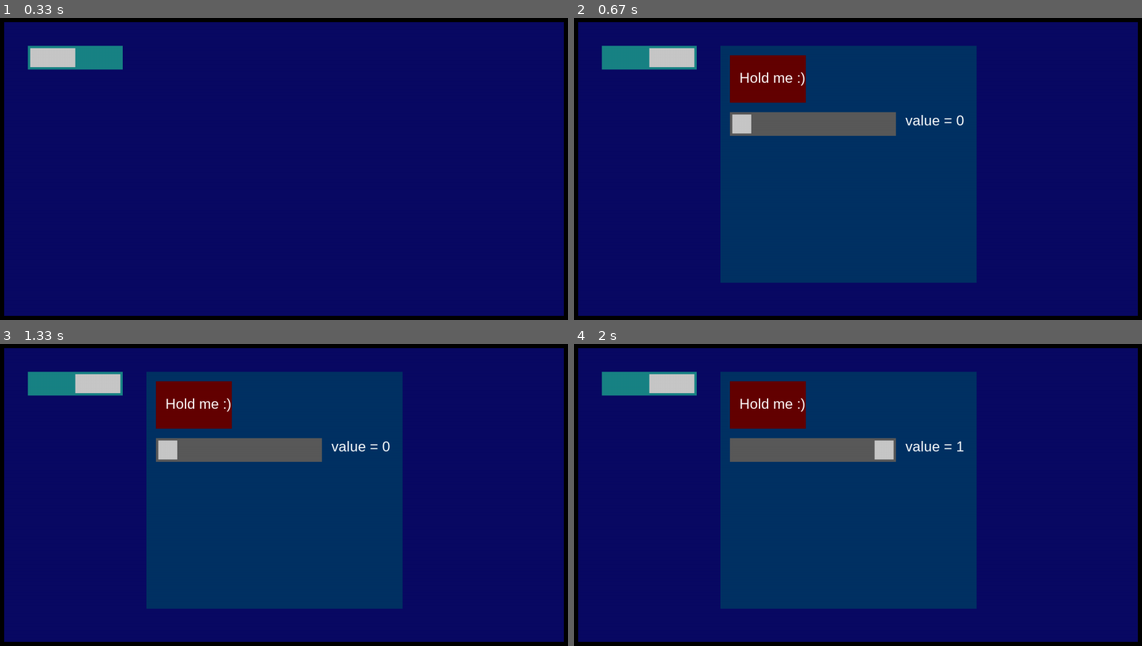
Above: before the commit, frames 1-4 (two rows, left to right).
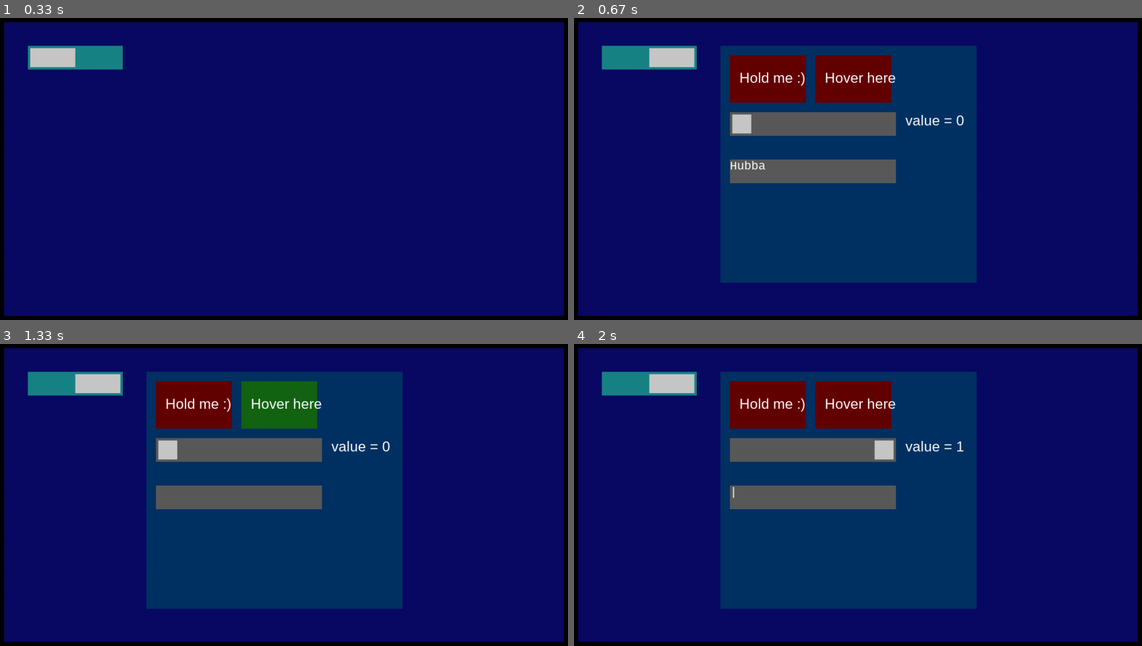
Above: after the commit, the same moments.

Repository: Rednax-Code/pygame_ui
Game: pygame game, started from example.py
Same seed, same stepped clock (60 frames per second), same inputs: the game is played once before the commit and once after it.
Inputs (mouse positions are in pixels of both pictures, inside the frame that each line leads up to):
- Up to frame 1 (0.33 s): no input
- Up to frame 2 (0.67 s): press the mouse at (647, 57) at 0.37 s; move the mouse to (659, 87) at 0.47 s; release the mouse at (670, 117) at 0.6 s
- Up to frame 3 (1.33 s): press the mouse at (238, 498) at 0.7 s; move the mouse to (159, 455) at 0.8 s; release the mouse at (79, 413) at 0.93 s; click (278, 404) at 1.05 s, where only the run after the commit has a clickable "Hover here"
- Up to frame 4 (2 s): press the mouse at (812, 449) at 1.37 s; move the mouse to (875, 434) at 1.47 s; release the mouse at (943, 419) at 1.6 s; press the mouse at (852, 404) at 1.7 s; move the mouse to (812, 386) at 1.8 s; release the mouse at (772, 368) at 1.93 s

Frame 1 is identical in both runs. In frame 2, 4.4% of the frame differs, in the area x 27-57%, y 12-55%; in frame 3, 4.4%; in frame 4, 4.4%.

Commit message:
Added text input, hovers and more

Diff:
--- a/Interface.json
+++ b/Interface.json
@@ -21,14 +21,33 @@
 				"contents": {
 					"harry the button": {
 						"type": "button",
-						"position": [370,120],
+						"position": [20,20],
+						"position_relative": true,
 						"size": [160,100],
 						"background_color": [100,0,0],
 						"contents": {
 							"jonathan": {
 								"type": "label",
 								"text": "Hold me :)",
-								"position": [390,150],
+								"position": [20,30],
+								"position_relative": true,
+								"font_size": 30,
+								"auto_size": true
+							}
+						}
+					},
+					"tamara the button": {
+						"type": "button",
+						"position": [200,20],
+						"position_relative": true,
+						"size": [160,100],
+						"background_color": [100,0,0],
+						"contents": {
+							"jackie": {
+								"type": "label",
+								"text": "Hover here",
+								"position": [20,30],
+								"position_relative": true,
 								"font_size": 30,
 								"auto_size": true
 							}
@@ -36,7 +55,8 @@
 					},
 					"vincent the slider": {
 						"type": "slider",
-						"position": [370,240],
+						"position": [20,140],
+						"position_relative": true,
 						"size": [350,50],
 						"background_color": [90,90,90],
 						"preset": "simple"
@@ -44,9 +64,20 @@
 					"slider label": {
 						"type": "label",
 						"text": "value = ",
-						"position": [740,240],
+						"position": [390,140],
+						"position_relative": true,
 						"font_size": 30,
 						"auto_size": true
+					},
+					"julia the text input": {
+						"type": "text_input",
+						"text": "Hubba",
+						"font_size": 25,
+						"font_name": "monospace",
+						"position": [20,240],
+						"position_relative": true,
+						"size": [350,50],
+						"background_color": [90,90,90]
 					}
 				}
 			}
--- a/example.py
+++ b/example.py
@@ -10,14 +10,13 @@
 pygame.display.set_caption("UI Test")
 clock = pygame.time.Clock()
 
-
 # Initializing interface
 Interface = pygame_ui.init() # Addition
 
 examples_frame = Interface.get_frame('main->examples')
 jason = Interface.get_element('jason the switch', 'main')
-harry = Interface.get_element('harry the button', 'main->examples')
-jonathan = harry.elements['jonathan']
+harry = examples_frame.elements['harry the button']
+tamara = examples_frame.elements['tamara the button']
 slider = examples_frame.elements['vincent the slider']
 slider_label = examples_frame.elements['slider label']
 
@@ -33,11 +32,17 @@
 	if examples_frame.is_visible != jason.state:
 		examples_frame.is_visible = jason.state
 
-	# Change button color on hold
+	# Change button harry's color on hold
 	if harry.click_held:
 		harry.background_color = (20,100,20)
 	else:
 		harry.background_color = (100,0,0)
+
+	# Change button tamara's color on hover
+	if tamara.hover_held:
+		tamara.background_color = (20,100,20)
+	else:
+		tamara.background_color = (100,0,0)
 
 	# Update value of slider
 	slider_label.text = "value = "+str(round(slider.value, 2))
--- a/pygame_ui/__init__.py
+++ b/pygame_ui/__init__.py
@@ -2,25 +2,25 @@
 Pygame UI
 =========
 
-A python library for quickly building user interfaces for pygame.
+A python library for quickly building user interfaces with pygame in a JSON.
 
-Make sure you read the ``Getting started`` section of the documentation in the library folder.
+Make sure you read the ``Getting started`` section of the documentation at https://pypi.org/project/pygame-json-ui/ or https://github.com/RednaxGaming/pygame_ui.
 """
 
 from pygame_ui.base import *
 from pygame_ui.elements import *
 
 # release, year, month, session
-__version__ = '0.0.0.4'
+__version__ = '1.0.0.0'
 
-#print('Pygame UI ' + __version__)
+print('pygame-json-ui ' + __version__)
 
 def test():
 	try:
 		import pygame_ui.base
 		import pygame_ui.constants
 		import pygame_ui.elements
-		print('Successfully installed! enjoy :)\nversion: '+__version__)
+		print('Successfully installed! enjoy :)\nversion: '+__version__+'\n'+ANY_QUESTIONS)
 		del pygame_ui.base, pygame_ui.constants, pygame_ui.elements
 	except:
 		print(ISSUE_REPORT)
--- a/pygame_ui/base.py
+++ b/pygame_ui/base.py
@@ -2,11 +2,14 @@
 import pygame_ui.elements
 import pygame.locals as pyglocal
 import pygame.mouse as pygmouse
+import pygame.scrap as pygscrap
+import pygame.key as pygkey
+from time import time
 
 
 class Graphical_UI:
 	"""
-	The main GUI handler
+	The main GUI handler.
 
 	Is automatically called on ``pygame_ui.init()``
 
@@ -15,11 +18,16 @@
 
 	elements = {}
 	interactive_elements = []
+	text_input_elements = []
+	held_buttons = []
+	backspace_hold_timer = 0
+	old_time = time()
+	new_time = time()
 
 	def __init__(self, objects:dict):
 		for name, data in objects.items():
 			element_type = data.pop('type')
-			self.elements[name] = getattr(pygame_ui.elements, element_type)(data)
+			self.elements[name] = getattr(pygame_ui.elements, element_type)(data, parent=None)
 
 	def get_frame(self, frame_path:str=''):
 		"""
@@ -83,6 +91,13 @@
 			Interface.event_handler(event)
 		"""
 
+		# Gather held buttons
+		if event.type == pyglocal.KEYDOWN:
+			self.held_buttons.append(event.key)
+		elif event.type == pyglocal.KEYUP:
+			self.held_buttons.remove(event.key)
+
+		# Handle mouse button presses
 		self.get_interactive_elements()
 
 		element = None
@@ -92,7 +107,13 @@
 		for i in self.interactive_elements:
 			mouse_in_boundry = i.rectangle.collidepoint(mpos)
 
-			if mouse_in_boundry:
+			# Add exception to hoverable elements to fix hover_exit
+			exception = False
+			if i.is_hoverable:
+				if i.hover_held:
+					exception = True
+
+			if mouse_in_boundry or exception:
 				if event.type in [pyglocal.MOUSEBUTTONDOWN, pyglocal.MOUSEBUTTONUP] and i.is_clickable:
 					element = i
 				elif event.type in [pyglocal.MOUSEMOTION, pyglocal.MOUSEWHEEL] and i.is_hoverable:
@@ -106,15 +127,63 @@
 
 		if element != None:
 			if event.type in [pyglocal.MOUSEMOTION, pyglocal.MOUSEWHEEL]:
+				if element.is_hoverable:
+					if element.rectangle.collidepoint(mpos) and not element.hover_held:
+						element.hover_start = True
+						element.hover_held = True
+					elif not element.rectangle.collidepoint(mpos) and element.hover_held:
+						element.hover_end = True
+						element.hover_held = False
+
 				if isinstance(element, pygame_ui.slider) and element.click_held:
-					i.set_value_from_pos(mpos)
+					element.set_value_from_pos(mpos)
 
 			elif event.type == pyglocal.MOUSEBUTTONDOWN and lmb == 1:
 				element.click_start = True
 				element.click_held = True
 				if isinstance(element, pygame_ui.switch):
 					element.state = not element.state
-
+				elif isinstance(element, pygame_ui.text_input):
+					if element.typing_start_on_click:
+						if element.typing == False:
+							element.text = ''
+						element.typing = True
+						element.caret = True
+
+
+		# Handle keyboard inputs
+		self.text_input_elements = []
+		for name, element in self.elements.items():
+			if element.is_visible:
+				if isinstance(element, pygame_ui.frame):
+					self.text_input_elements.extend(element.get_text_input_elements())
+
+		if event.type == pyglocal.KEYDOWN:
+			key = pygkey.name(event.key)
+			for i in self.text_input_elements:
+				if i.typing:
+					i.caret = True
+					i.caret_timer = 0
+					if key in ALPHABET:
+						if event.mod & pyglocal.KMOD_CTRL:
+							if key == 'x':
+								pygscrap.put(pyglocal.SCRAP_TEXT, bytes(i.text, 'utf-8'))
+								i.text = ''
+							elif key == 'c':
+								pygscrap.put(pyglocal.SCRAP_TEXT, bytes(i.text, 'utf-8'))
+							elif key == 'v':
+								i.text += str(pygscrap.get(pyglocal.SCRAP_TEXT), 'utf-8')
+						elif event.mod & pyglocal.KMOD_SHIFT:
+							i.text += key.upper()
+						else:
+							i.text += key
+					elif key == 'space':
+						i.text += ' '
+					elif key == 'backspace':
+						i.text = i.text[:-1]
+					elif key == 'return' and i.typing_end_on_enter:
+						i.caret = False
+						i.typing = False
 		return 1
 
 	def draw(self, pygame_window):
@@ -125,6 +194,19 @@
 		>>> Interface.draw(pygame_window)
 		>>> pygame.display.flip()
 		"""
+
+		# Calculate delta-time
+		self.new_time = time()
+		dtime = (self.new_time-self.old_time)*1000
+		self.old_time = time()
+
+		# Update all timers for the vertical line of text input elements
+		for i in self.text_input_elements:
+			if i.typing:
+				i.caret_timer += dtime
+				if i.caret_timer >= 520:
+					i.caret = not i.caret
+					i.caret_timer = 0
 
 		for i in self.elements.values():
 			if i.is_visible:
@@ -164,4 +246,7 @@
 	# clearing up namespace
 	del json, os, pygame_ui.elements
 
+	# Initialize the pygame module for access to clipboard
+	pygscrap.init()
+
 	return interface
--- a/pygame_ui/constants.py
+++ b/pygame_ui/constants.py
@@ -3,6 +3,9 @@
 """
 
 FONT_ATTRIBUTES = ['font_name', 'font_size', 'font_bold', 'font_bold']
+ANY_QUESTIONS = 'In case you have any questions, please ask them at https://github.com/RednaxGaming/pygame_ui/discussions'
 ISSUE_REPORT = '[Note] if the above statement seems incorrect, please report this issue at https://github.com/RednaxGaming/pygame_ui/issues. Thank you :)\n'
 MUST_BE = 'Must be one of the following:\n'
 MORE_INFO = 'Check the documentation for more information about '
+ALPHABET = ['a','b','c','d','e','f','g','h','i','j','k','l','m','n','o','p','q','r','s','t','u','v','w','x','y','z']
+ANCHORS = {'top': -1, 'bottom': 1, 'left': -1, 'right': 1, 'center': 0}
--- a/pygame_ui/elements.py
+++ b/pygame_ui/elements.py
@@ -2,7 +2,6 @@
 blabla
 """
 
-from importlib import import_module
 import os
 import sys
 
@@ -23,8 +22,9 @@
 	is_hoverable = False
 	is_clickable = False
 	position = [0,0]
+	position_anchor = "top left"
+	position_relative = False
 	size = [0,0]
-	anchor = "absolute"
 	auto_size = False
 	background_color = None
 
@@ -32,24 +32,32 @@
 		for dictionary in initial_data:
 			for key in dictionary:
 				setattr(self, key, dictionary[key])
+		self.parent = kwargs.pop('parent')
 		for key in kwargs:
 			setattr(self, key, kwargs[key])
 
+		self.change_position(self.position)
+
+	def change_position(self, new_position):
+		"""
+		You can figure this one out yourself. If you can't then... *sigh*
+		"""
+		position_zero = [0,0]
+		if self.position_relative:
+			position_zero = [position_zero[i] + self.parent.position[i] for i in [0,1]]
+		if self.position_anchor == 'center':
+			anchor = [0,0]
+		else:
+			anchor = [ANCHORS[self.position_anchor.split(' ')[i]] for i in [1,0]]
+		self.position = [new_position[i] - (anchor[i]/2+.5)*self.size[i] + position_zero[i] for i in [0,1]]
 		self.rectangle = pygrect.Rect(self.position, self.size)
 
-	def change_position(self, new_position):
+	def change_size(self, new_size):
 		"""
 		You can figure this one out yourself. If you can't then... *sigh*
 		"""
-		self.position = new_position
-		self.rectangle = pygrect.Rect(self.position, self.size)
-
-	def change_size(self, new_size):
-		"""
-		You can figure this one out yourself. If you can't then... *sigh*
-		"""
 		self.size = new_size
-		self.rectangle = pygrect.Rect(self.position, self.size)
+		self.change_position(self.position)
 
 	def draw_bg(self, pygame_window):
 		if self.auto_size:
@@ -74,7 +82,17 @@
 		super().__init__(initial_data, kwargs)
 		for name, data in self.contents.items():
 			element_type = data.pop('type')
-			self.elements[name] = globals()[element_type](data)
+			self.elements[name] = globals()[element_type](data, parent=self)
+
+	def get_text_input_elements(self):
+		text_input_elements = []
+		for name, element in self.elements.items():
+			if element.is_visible:
+				if isinstance(element, frame):
+					text_input_elements.extend(element.get_text_input_elements())
+				elif isinstance(element, text_input):
+					text_input_elements.append(element)
+		return text_input_elements
 
 	def get_interactive_elements(self):
 		interactives = []
@@ -129,8 +147,33 @@
 		self.font = pygfont.SysFont(self.font_name, self.font_size, self.font_bold, self.font_italic)
 
 	def draw(self, pygame_window):
-		text_render = self.font.render(self.text, self.text_aa, self.text_color, self.background_color)
-		pygame_window.blit(text_render, self.position)
+		text_surface = self.font.render(self.text, self.text_aa, self.text_color, self.background_color)
+		pygame_window.blit(text_surface, self.position)
+
+
+class text_input(label):
+	"""
+	The UI element for an input field.
+
+	My quote-bucket is empty :(
+	"""
+	is_clickable = True
+	click_start = False
+	click_end = False
+	click_held = False
+	typing_start_on_click = True
+	typing_end_on_enter = True
+	typing = False
+	text = "Your input here"
+	caret = False
+	caret_timer = 0
+
+	def draw(self, pygame_window):
+		text_to_render = self.text
+		if self.caret:
+			text_to_render += '|'
+		text_surface = self.font.render(text_to_render, self.text_aa, self.text_color, self.background_color)
+		pygame_window.blit(text_surface, self.position)
 
 
 class button(frame):
Not shown, changed: README.md
Not shown, changed: ToDo.md
